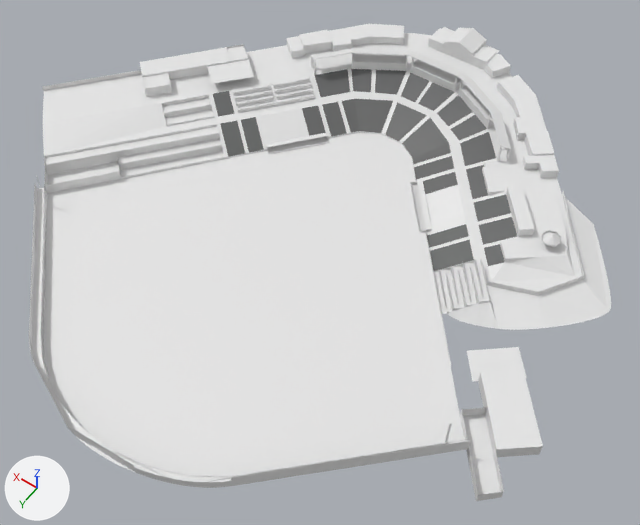
The Blender file lp_frans_stadium/lp_frans_stadium.blend as it was, and as the next commit left it.
Before and after are seen from a 50 mm camera at (-105.5, 173.9, 208.3) aimed at (-8.5, 38.0, -5.2). Every picture has the same lights, and +X, +Y and +Z are marked at lower left. The first picture is the older version.

Script lines for the objects in view, before the commit:
```python
mat_red_seating_2 = principled_material('Red Seating 2')
mat_red_seating_2.base_color = (0.8, 0.8, 0.8)  # white #e7e7e7
me_mesh = bpy.data.meshes.new('Mesh')
me_mesh.from_pydata(...)  # 1729 vertices, 869 faces, 18 loose edges; spans x -51.0..116.0, y -120.0..55.0, z -1.0..15.0
me_mesh.materials.append(mat_placeholder)  # white #e7e7e7
me_mesh.materials.append(mat_red_seating_4)  # picture img_seating_popularity4_red_jpg
me_mesh.materials.append(mat_red_seating_3)  # picture img_seating_popularity3_red_jpg
me_mesh.materials.append(mat_red_seating_2)  # white #e7e7e7
me_mesh.materials.append(mat_red_seating_1)  # picture img_seating_popularity1_red_jpg
me_mesh.materials.append(mat_blue_seating_4)  # picture img_seating_popularity4_blue_jpg
me_mesh.materials.append(mat_blue_seating_3)  # picture img_seating_popularity3_blue_jpg
me_mesh.materials.append(mat_blue_seating_2)  # picture img_seating_popularity2_blue_jpg
me_mesh.materials.append(mat_blue_seating_1)  # picture img_seating_popularity1_blue_jpg
me_mesh.materials.append(mat_field)  # its picture is missing
ob_stadium = bpy.data.objects.new('Stadium', me_mesh)
ob_stadium.location = (-51.4, 35.3, 0.0)
ob_stadium.rotation_euler = (0.0, 0.0, 0.785)  # degrees (0, 0, 45)
```
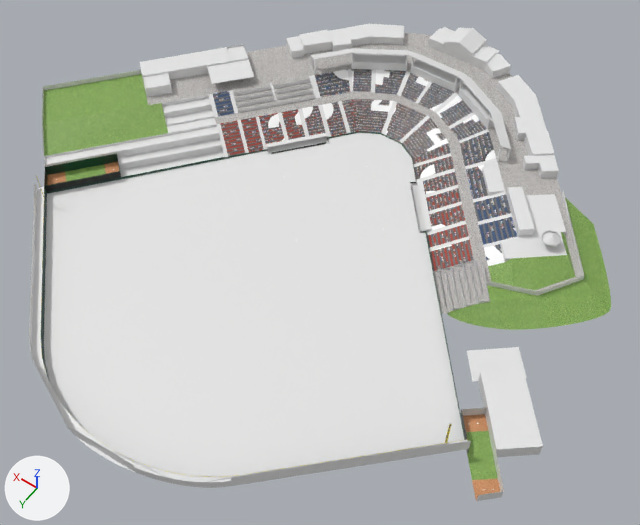
The change, as a list of edits to the scene's bpy script:
```text
Change mat_red_seating_2:
    remove mat_red_seating_2.base_color = (0.8, 0.8, 0.8)  # white #e7e7e7
    add mat_red_seating_2.texture = img_seating_popularity2_red_jpg
Add mat_mesh:
    mat_mesh = principled_material('Mesh')
    mat_mesh.texture = img_mesh_png
Add mat_grass:
    mat_grass = principled_material('Grass')
    mat_grass.texture = img_grass_no_pattern_png
Add mat_outfield_wall:
    mat_outfield_wall = principled_material('Outfield Wall')
    mat_outfield_wall.texture = img_outfield_wall_png
Add mat_foul_fence:
    mat_foul_fence = principled_material('Foul Fence')
    mat_foul_fence.texture = img_fencing_construction1_png
Add mat_dark_green_paint:
    mat_dark_green_paint = principled_material('Dark Green Paint')
    mat_dark_green_paint.texture = img_painted_wall_dark_green_png
Add mat_clay:
    mat_clay = principled_material('Clay')
    mat_clay.texture = img_clay_2_png
Add mat_concrete:
    mat_concrete = principled_material('Concrete')
    mat_concrete.texture = img_concrete_png
Change me_mesh:
    used by ob_stadium; location = (-51.4, 35.3, 0.0); rotation_euler = (0.0, 0.0, 0.785), in degrees (0, 0, 45)
    remove me_mesh.from_pydata(...)  # 1729 vertices, 869 faces, 18 loose edges; spans x -51.0..116.0, y -120.0..55.0, z -1.0..15.0
    add me_mesh.from_pydata(...)  # 1814 vertices, 943 faces, 11 loose edges; spans x -51.0..116.0, y -120.0..55.0, z -1.0..15.0
    me_mesh part 1
    21 vertices are removed from x -31.0..116.0, y -109.0..46.0, z 0.0..10.0
    73 faces are deleted
    7 loose edges are deleted
    74 vertices are added at x -38.0..114.0, y -107.0..41.0, z 0.0..9.0
    38 new faces join them, mat_quartz (picture img_quartz_light_grey_jpg)
    3 new faces join them, mat_field (its picture is missing)
    17 new faces join them, mat_foul_pole (picture img_foul_pole_yellow_jpg)
    18 new faces join them, mat_placeholder (white #e7e7e7)
    1 new face joins them, mat_blue_seating_1 (picture img_seating_popularity1_blue_jpg)
    8 new faces join them, mat_outfield_wall (picture img_outfield_wall_png)
    6 new faces join them, mat_dark_green_paint (picture img_painted_wall_dark_green_png)
    4 new faces join them, mat_mesh (picture img_mesh_png)
    3 new faces join them, mat_concrete (picture img_concrete_png)
    25 new faces join them, mat_grass (picture img_grass_no_pattern_png)
    1 new face joins them, mat_clay (picture img_clay_2_png)
    3 new faces join them, mat_fence (white #e7e7e7)
    me_mesh part 2: 141 kept faces spanning x -51.0..114.0, y -117.0..55.0, z 0.0..8.0 get new texture (UV) coordinates
    me_mesh part 3: 2 faces spanning x 11.0..114.0, y -61.0..41.0, z 4.0..14.0 switch from mat_placeholder (white #e7e7e7) to mat_foul_fence (picture img_fencing_construction1_png)
    me_mesh part 4: 10 faces spanning x -51.0..114.0, y -112.0..10.0, z 0.0..8.0 switch from mat_placeholder (white #e7e7e7) to mat_grass (picture img_grass_no_pattern_png)
    me_mesh part 5: 3 faces spanning x 0.0..114.0, y -77.0..55.0, z 0.0 switch from mat_placeholder (white #e7e7e7) to mat_clay (picture img_clay_2_png)
    me_mesh part 6: 9 faces spanning x 69.0..113.0, y -8.0..40.0, z 0.0..4.0 switch from mat_placeholder (white #e7e7e7) to mat_outfield_wall (picture img_outfield_wall_png)
    me_mesh part 7: 8 faces spanning x -4.0..90.0, y -77.0..17.0, z 0.0..1.0 switch from mat_placeholder (white #e7e7e7) to mat_dark_green_paint (picture img_painted_wall_dark_green_png)
    me_mesh part 8: 6 faces spanning x -3.0..42.0, y -76.0..-31.0, z 0.0..1.0 switch from mat_placeholder (white #e7e7e7) to mat_mesh (picture img_mesh_png)
    me_mesh part 9: 38 faces spanning x -45.0..80.0, y -117.0..1.0, z 0.0..8.0 switch from mat_placeholder (white #e7e7e7) to mat_concrete (picture img_concrete_png)
    other edits to the shape of me_mesh do not show in these pictures
    add me_mesh.materials.append(mat_foul_pole)  # picture img_foul_pole_yellow_jpg
    add me_mesh.materials.append(mat_quartz)  # picture img_quartz_light_grey_jpg
    add me_mesh.materials.append(mat_fence)  # white #e7e7e7
```

Pixel boxes (x1, y1, x2, y2) of what changed, in the pictures (640 x 525 px):
'Stadium', surface changed, reshaped
    both: (29, 24, 611, 501)
part 1 of me_mesh, built on
    before: (32, 64, 578, 500)
    after: (32, 64, 578, 492)
part 2 of me_mesh, surface changed
    both: (41, 33, 611, 495)
part 3 of me_mesh, recoloured
    both: (36, 176, 451, 443)
part 4 of me_mesh, recoloured
    both: (43, 74, 611, 329)
part 5 of me_mesh, recoloured
    both: (47, 162, 500, 495)
part 6 of me_mesh, recoloured
    before: (41, 340, 45, 360)
    after: (41, 340, 45, 362)
part 7 of me_mesh, recoloured
    both: (121, 131, 429, 249)
part 8 of me_mesh, recoloured
    both: (267, 138, 426, 233)
part 9 of me_mesh, recoloured
    both: (147, 33, 582, 314)
